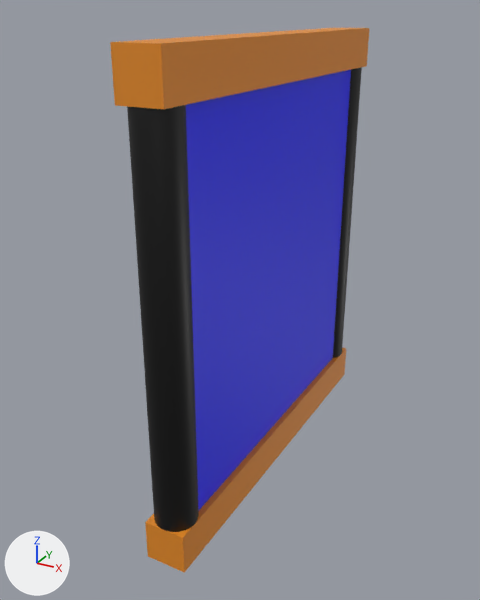
One commit to the Blender file assets/blender/slidingdoor.blend: the scene before it, then after it.
One viewpoint serves both versions: a camera (50 mm lens) standing at (1.39, -2.84, 1.2) and looking at (-0.1, -0.13, -0.15). The axes (+X, +Y, +Z) are drawn at lower left. The lights are the same throughout. The picture after the commit comes second.

The older version as bpy lines, for what is in view:
```python
me_cube_001 = bpy.data.meshes.new('Cube.001')
me_cube_001.from_pydata(...)  # a box spanning x -1.0..-0.8, y -1.0..1.0, z -0.1..0.1
me_cube_001.materials.append(mat_centermaterial_001)  # orange #e78c22
me_cube_003 = bpy.data.meshes.new('Cube.003')
me_cube_003.from_pydata(...)  # a box spanning x -0.97..-0.83, y -1.0..-0.1, z -0.9..0.9
me_cube_003.materials.append(mat_door)  # blue #0000ff
me_cube_004 = bpy.data.meshes.new('Cube.004')
me_cube_004.from_pydata(...)  # a box spanning x -0.97..-0.83, y -1.0..-0.1, z -0.9..0.9
me_cube_004.materials.append(mat_door_001)  # blue #0000ff
me_cylinder_009 = bpy.data.meshes.new('Cylinder.009')
me_cylinder_009.from_pydata(...)  # a 32-sided cylinder along z spanning x -1.0..1.0, y -1.0..1.0, z -0.9..0.9
me_cylinder_009.polygons.foreach_set('use_smooth', [True] * 34)
me_cylinder_009.materials.append(mat_frame_001)  # black #000000
me_cylinder_010 = bpy.data.meshes.new('Cylinder.010')
me_cylinder_010.from_pydata(...)  # a 32-sided cylinder along z spanning x -1.0..1.0, y -1.0..1.0, z -0.9..0.9
me_cylinder_010.polygons.foreach_set('use_smooth', [True] * 34)
me_cylinder_010.materials.append(mat_frame_002)  # black #000000
ob_col1 = bpy.data.objects.new('Col1', me_cylinder_010)
ob_col1.location = (0.0, -0.9, 0.0)
ob_col1.scale = (-0.1, -0.1, 1.0)
ob_col2 = bpy.data.objects.new('Col2', me_cylinder_009)
ob_col2.location = (0.0, 0.9, 0.0)
ob_col2.scale = (-0.1, -0.1, 1.0)
ob_leftwing = bpy.data.objects.new('LeftWing', me_cube_003)
ob_leftwing.location = (0.9, 0.1, 0.0)
ob_rightwing = bpy.data.objects.new('RightWing', me_cube_004)
ob_rightwing.location = (0.9, 1.0, 0.0)
ob_upperbolt = bpy.data.objects.new('UpperBolt', me_cube_001)
ob_upperbolt.location = (0.9, 0.0, 1.0)
# also in view: 'LowerBolt' at (0.0, 0.0, -1.0)
```
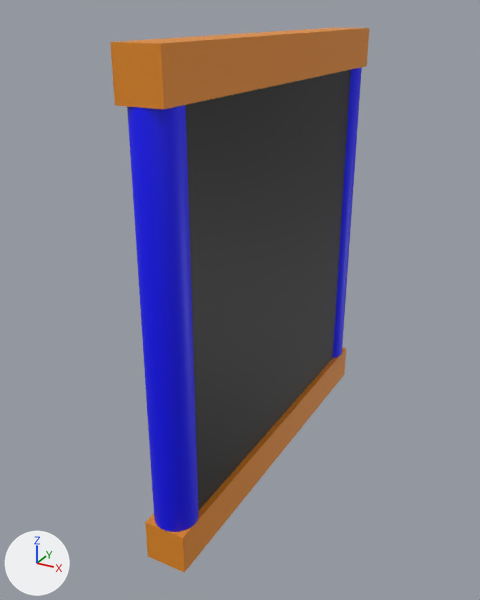
Changed parts and their boxes (x1, y1, x2, y2) in the pictures (480 x 600 px):
'LeftWing', recoloured (blue to black): (186, 83, 287, 510) in both
'Col1', recoloured (black to blue): (127, 105, 199, 532) in both
'RightWing', recoloured (blue to black): (277, 70, 351, 421) in both
'Col2', recoloured (black to blue): (333, 67, 362, 358) in both

The edits, one by one:
me_cylinder_009 has 64 vertices, 34 faces and spans x -1.0..1.0, y -1.0..1.0, z -0.9..0.9.
me_cylinder_009 no longer uses material mat_frame_001 (black #000000).
me_cylinder_009 gains material mat_door (blue #0000ff).
me_cylinder_010 has 64 vertices, 34 faces and spans x -1.0..1.0, y -1.0..1.0, z -0.9..0.9.
me_cylinder_010 no longer uses material mat_frame_002 (black #000000).
me_cylinder_010 gains material mat_door (blue #0000ff).
me_cube_003 has 8 vertices, 6 faces and spans x -0.97..-0.83, y -1.0..-0.1, z -0.9..0.9.
me_cube_003 no longer uses material mat_door (blue #0000ff).
me_cube_003 gains material mat_frame_001 (black #000000).
me_cube_004 has 8 vertices, 6 faces and spans x -0.97..-0.83, y -1.0..-0.1, z -0.9..0.9.
me_cube_004 no longer uses material mat_door_001 (blue #0000ff).
me_cube_004 gains material mat_frame_001 (black #000000).
